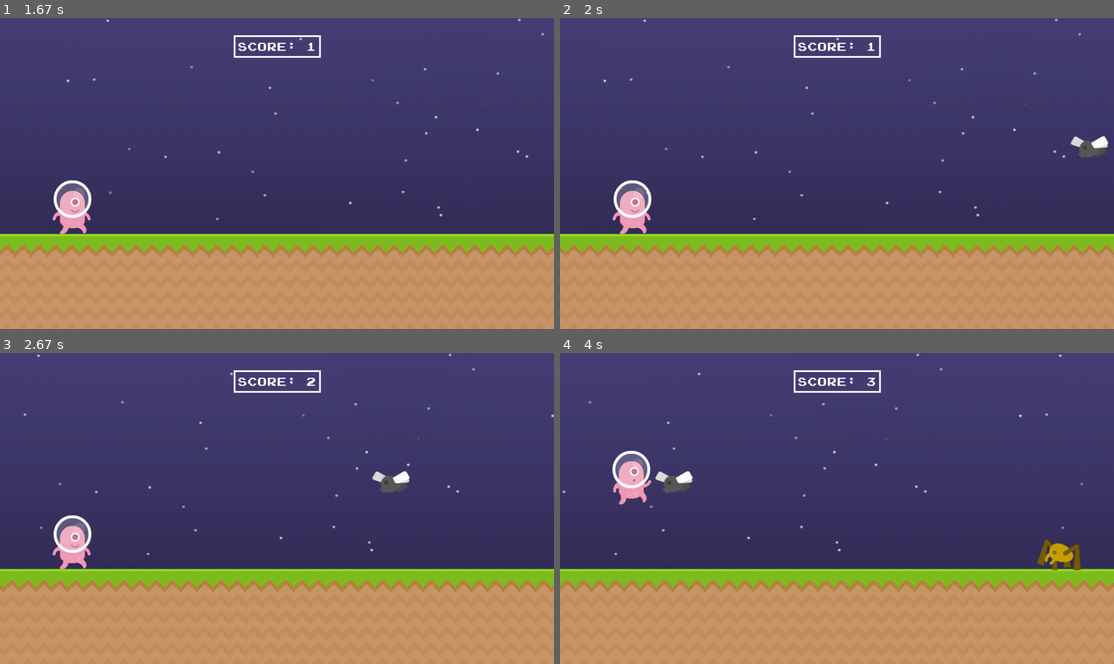
Above: before the commit, frames 1-4 (two rows, left to right).
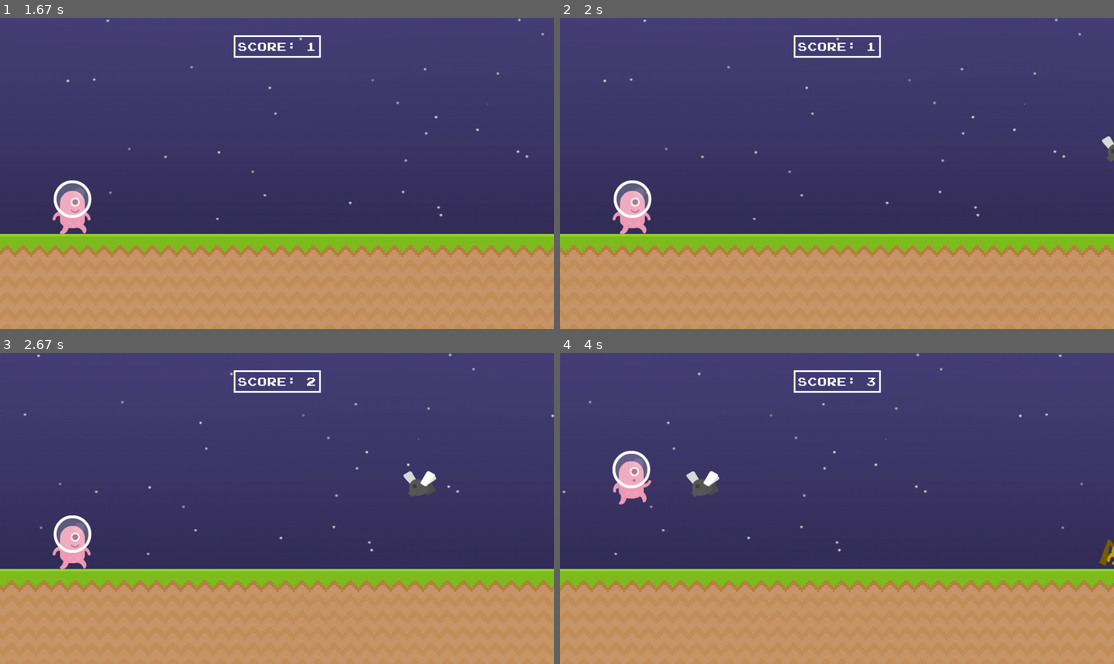
Above: after the commit, the same moments.

Repository: jakubvod/pygame_game
Game: pygame game, started from alien_run.py
Two runs of this game, one before a commit and one after it. Both use one fixed random seed, a clock stepped at 60 frames per second and the inputs below.
Inputs:
- Up to frame 1 (1.67 s): tap Space at 0.33 s
- Up to frame 2 (2 s): no input
- Up to frame 3 (2.67 s): no input
- Up to frame 4 (4 s): tap Space at 3.17, 3.57, 3.87 s

Frame 1 is identical in both runs. In frame 2, 0.4% of the frame differs, in the area x 92-100%, y 37-47%; in frame 3, 0.6%; in frame 4, 1.2%, in the area x 17-100%, y 37-70%.

Commit message:
Improve coin spawn

Diff:
--- a/alien_run.py
+++ b/alien_run.py
@@ -102,7 +102,7 @@
             self.animations.append(pygame.transform.rotozoom(pygame.image.load(abs_path / "graphics" / "pickups" / "coin" / "silver_5.png").convert_alpha(), 0, 0.5))
             self.animations.append(pygame.transform.rotozoom(pygame.image.load(abs_path / "graphics" / "pickups" / "coin" / "silver_6.png").convert_alpha(), 0, 0.5))
             self.image = self.animations[int(self.animation_index)]
-            self.rect = self.image.get_rect(midbottom = (randint(1600, 3000), randint(PLAYER_HEIGHT - 18, PLAYER_HEIGHT - 4)))
+            self.rect = self.image.get_rect(midbottom = (randint(1600, 3000), randint(PLAYER_HEIGHT * 0.53, PLAYER_HEIGHT * 0.98)))
 
     def animate(self) -> None:
         self.animation_index += 0.15
@@ -258,7 +258,7 @@
 
 # Timers
 obstacle_timer = pygame.USEREVENT + 1
-obstacle_timer_speed = 1700
+obstacle_timer_speed = 1850
 obstacle_timer_offset = 0
 pygame.time.set_timer(obstacle_timer, obstacle_timer_speed + obstacle_timer_offset)
 
Not shown, changed: requirements.txt
